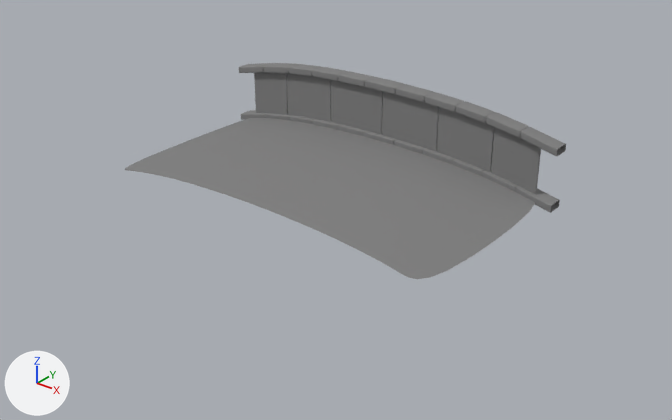
The Blender file village/village-cut3.blend, before and after one commit.
Both versions are drawn from a 50 mm lens placed at (5.77, -8.06, 3.98), pointed at (0.4, -1.34, -0.18). Arrows for +X, +Y and +Z are at lower left; the lights stay in place.

The scene before the commit, as lines of its bpy script (objects in view):
```python
me_plane_023 = bpy.data.meshes.new('Plane.023')
me_plane_023.from_pydata(...)  # 26 vertices, 12 faces; spans x -1.41..1.41, y -0.53..1.0, z -0.31..-0.17
me_plane_023.polygons.foreach_set('use_smooth', [True] * 12)
me_plane_023.materials.append(mat_bridge)  # its picture is missing
me_plane_024 = bpy.data.meshes.new('Plane.024')
me_plane_024.from_pydata(...)  # 100 vertices, 72 faces; spans x -1.41..1.41, y 0.93..0.94, z -0.32..0.27
me_plane_024.polygons.foreach_set('use_smooth', [True] * 72)
me_plane_024.materials.append(mat_bridge)  # its picture is missing
me_plane_025 = bpy.data.meshes.new('Plane.025')
me_plane_025.from_pydata(...)  # 360 vertices, 352 faces; spans x -1.46..1.46, y 0.9..1.03, z -0.34..0.28
me_plane_025.polygons.foreach_set('use_smooth', [True] * 352)
me_plane_025.materials.append(mat_bridge)  # its picture is missing
ob_ground = bpy.data.objects.new('ground', me_plane_023)
ob_ground.location = (0.0, -1.404, 0.342)
ob_ground.scale = (1.48, 1.48, 1.48)
_m = ob_ground.modifiers.new('Subdivision', 'SUBSURF')
ob_stones = bpy.data.objects.new('stones', me_plane_025)
ob_stones.location = (0.0, -1.404, 0.342)
ob_stones.scale = (1.48, 1.48, 1.48)
_m = ob_stones.modifiers.new('Bevel', 'BEVEL')
_m = ob_stones.modifiers.new('Subdivision', 'SUBSURF')
ob_wall = bpy.data.objects.new('wall', me_plane_024)
ob_wall.location = (0.0, -1.305, 0.368)
ob_wall.scale = (1.39, 1.39, 1.39)
_m = ob_wall.modifiers.new('Bevel', 'BEVEL')
_m.segments = 2
_m = ob_wall.modifiers.new('Subdivision', 'SUBSURF')
```
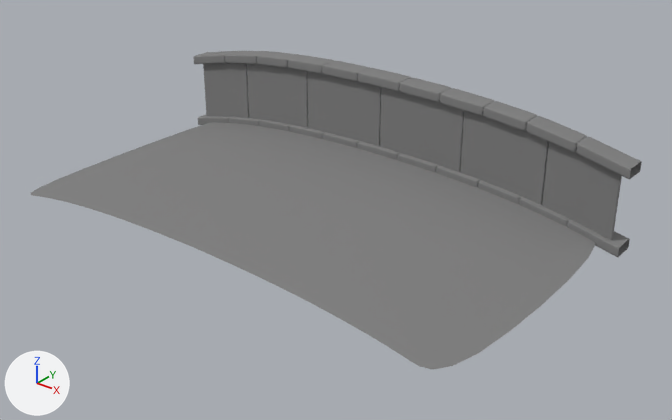
Where the change shows, as pixel boxes (x1, y1, x2, y2) in the pictures (672 x 420 px):
'ground', moved, rescaled (38% wider, 52% taller): before (125, 118, 535, 279); after (31, 123, 596, 369)
'wall', moved, rescaled (46% wider, 45% taller): before (254, 72, 541, 194); after (203, 63, 622, 240)
'stones', moved, rescaled (37% wider, 37% taller): before (239, 63, 566, 213); after (194, 51, 642, 257)

Edits to the bpy script that builds the scene:
```text
Change ob_ground:
    ob_ground.location: (0.0, -1.404, 0.342) -> (0.0, -1.911, 0.279)
    ob_ground.scale: (1.48, 1.48, 1.48) -> (2.0, 2.0, 2.0)
Change ob_wall:
    ob_wall.location: (0.0, -1.305, 0.368) -> (0.0, -1.911, 0.279)
    ob_wall.scale: (1.39, 1.39, 1.39) -> (2.0, 2.0, 2.0)
Change ob_stones:
    ob_stones.location: (0.0, -1.404, 0.342) -> (0.0, -1.911, 0.279)
    ob_stones.scale: (1.48, 1.48, 1.48) -> (2.0, 2.0, 2.0)
```
